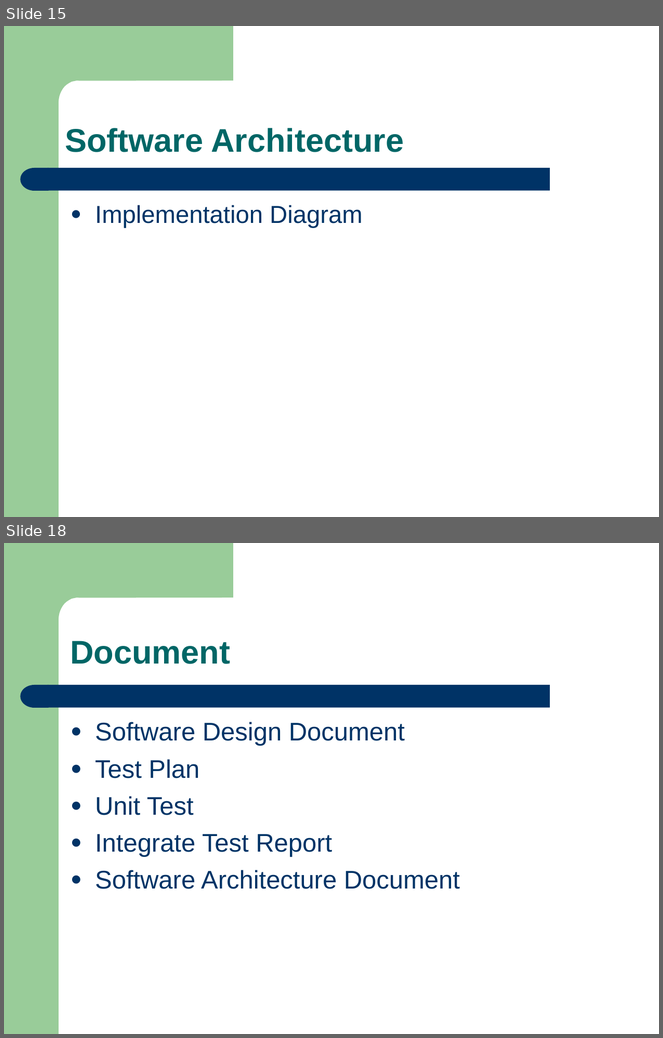
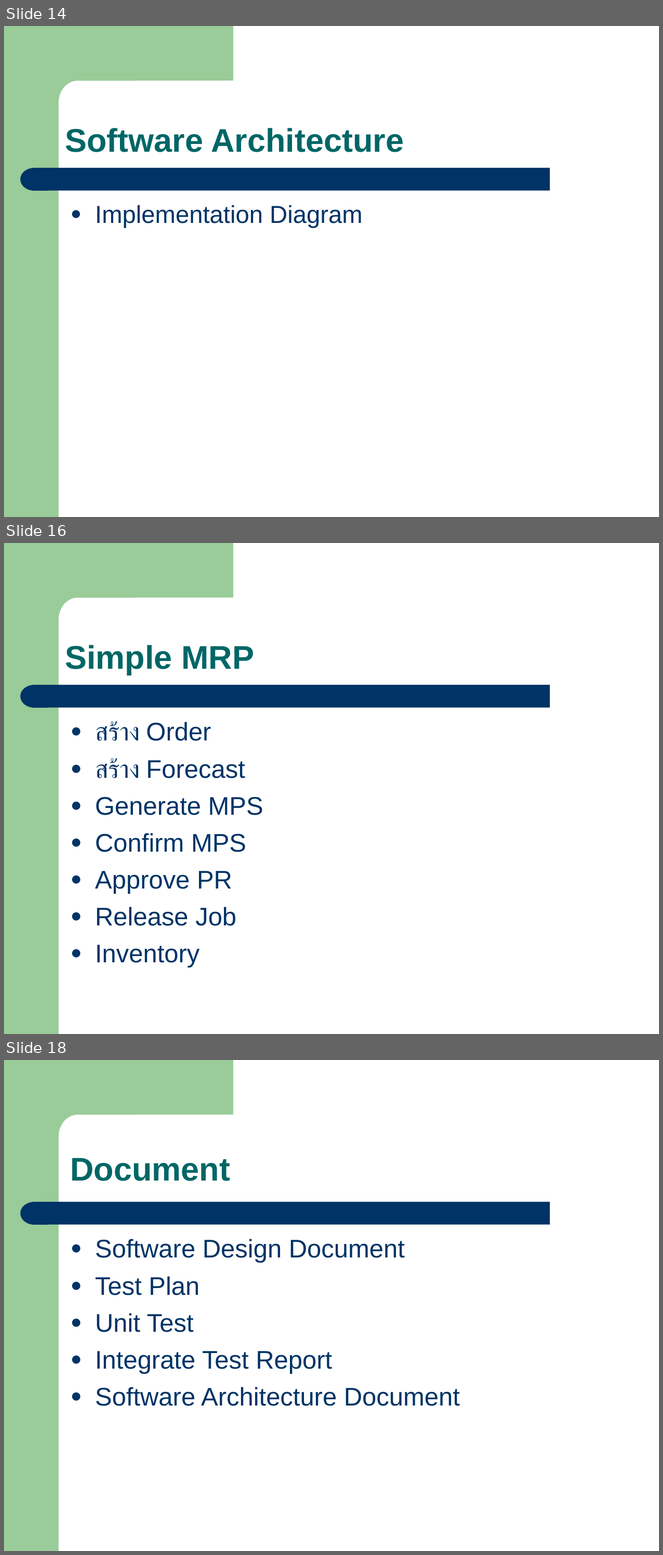
Before and after one commit to eseawind/simple-mrp, a slide deck: simple-mrp-doc/Simple_MRP_Present_V1.1.ppt. Shown one above the other, each under a label of ours: slides 15 and 18 before the commit, slides 14, 16 and 18 after it; the slides between them are not shown. The pictures are 663x1038 and 663x1555 pixels, drawn with LibreOffice and Linux fonts; fonts in the diff are those of the drawing. Boxes give left, top, right and bottom in pixels: in the first picture for what was removed or moved away, otherwise in the second. Text is boxed around its words. In the diff, an @@ line names an element or a change of style, - is before the commit and + after.

```diff
--- a/simple-mrp-doc/Simple_MRP_Present_V1.1.ppt
+++ b/simple-mrp-doc/Simple_MRP_Present_V1.1.ppt
@@ slide 16 added at (x1=4, y1=543, x2=659, y2=1034), background #FFFFFF; not listed: 4 template elements that a slide beside it also shows @@
@@ title added at (x1=65, y1=645, x2=254, y2=675), 36 pt, text #006666, bold @@
+Simple MRP
@@ text added at (x1=95, y1=721, x2=263, y2=968), 28 pt, text #003366 @@
+● สร้าง Order
+● สร้าง Forecast
+● Generate MPS
+● Confirm MPS
+● Approve PR
+● Release Job
+● Inventory
@@ what was slide 15 is now slide 14 @@
```
Also in this commit, not shown: 1 slide changed, 6 other slides added, 6 slides removed.
